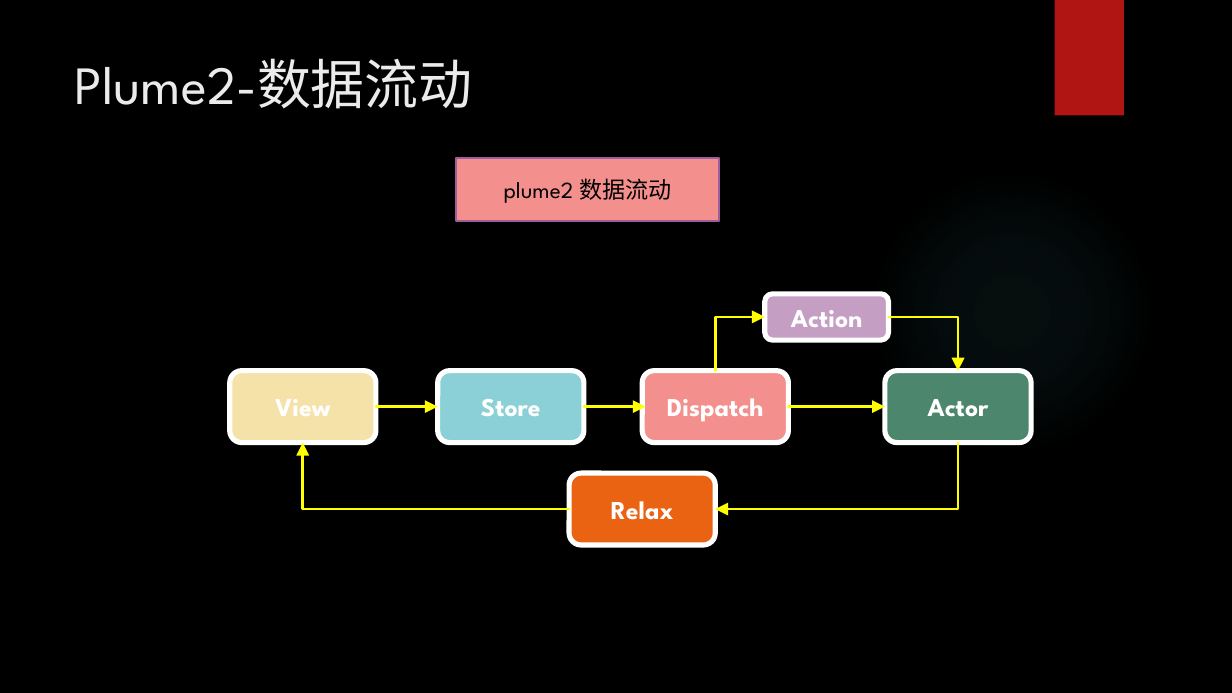
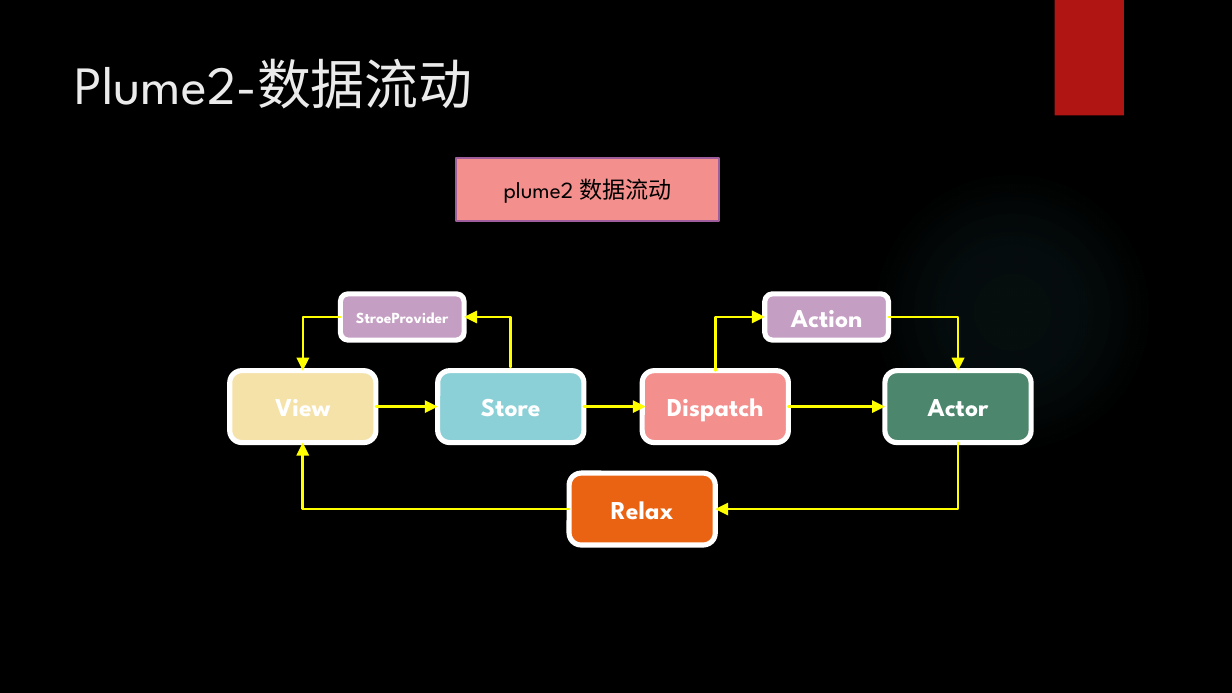
Before and after one commit to hufeng/plume2-starter, a slide deck: slide 4 of docs/plume2-starter项目实战.pptx. Drawn at 1232x693 pixels with LibreOffice and Linux fonts; fonts in the diff are those of the drawing; background and template pictures are left out. Boxes give left, top, right and bottom in pixels: in the first picture for what was removed or moved away, otherwise in the second. Text is boxed around its words. In the diff, an @@ line names an element or a change of style, - is before the commit and + after.

```diff
--- a/docs/plume2-starter项目实战.pptx
+++ b/docs/plume2-starter项目实战.pptx
@@ rounded rectangle added at box(340, 294, 464, 340), fill #C59EC3, outline #FFFFFF 4 pt, 12 pt, text #FFFFFF, bold @@
+StroeProvider
@@ elbow arrow added from (340, 317) to (303, 371), #FFFF00 2 pt @@
@@ elbow arrow added from (511, 367) to (464, 317), #FFFF00 2 pt @@
```
Also in this commit, not shown: 5 other slides changed, 1 slide added, 2 other files.
